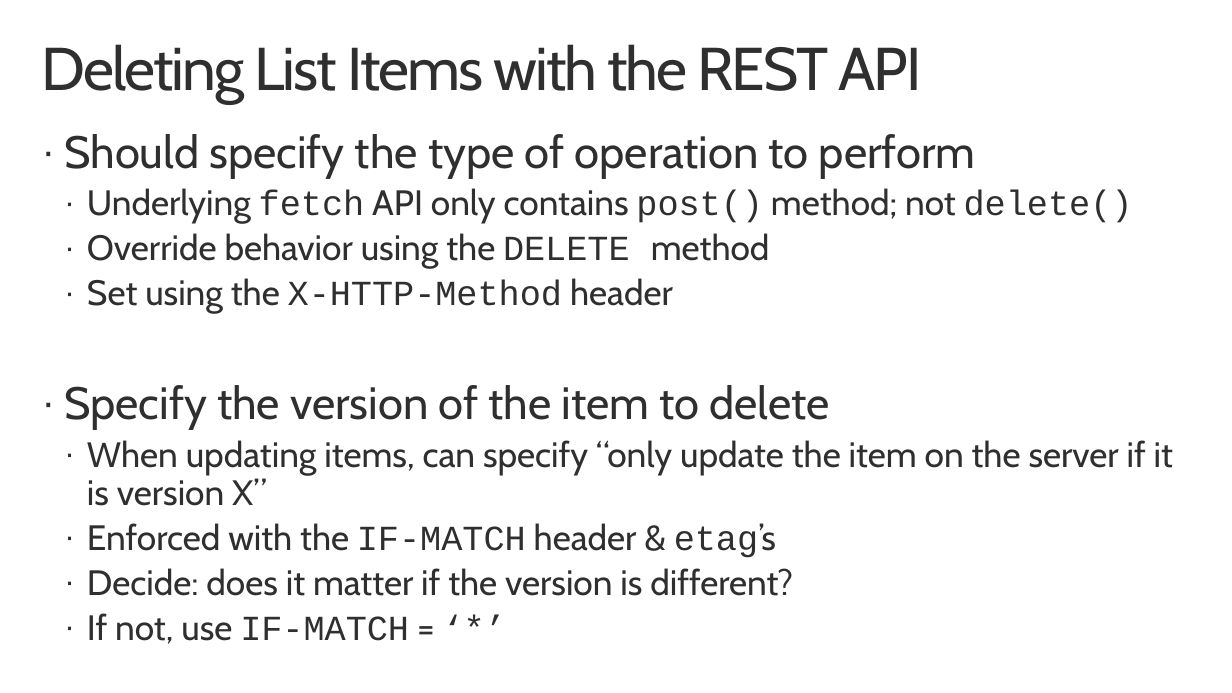
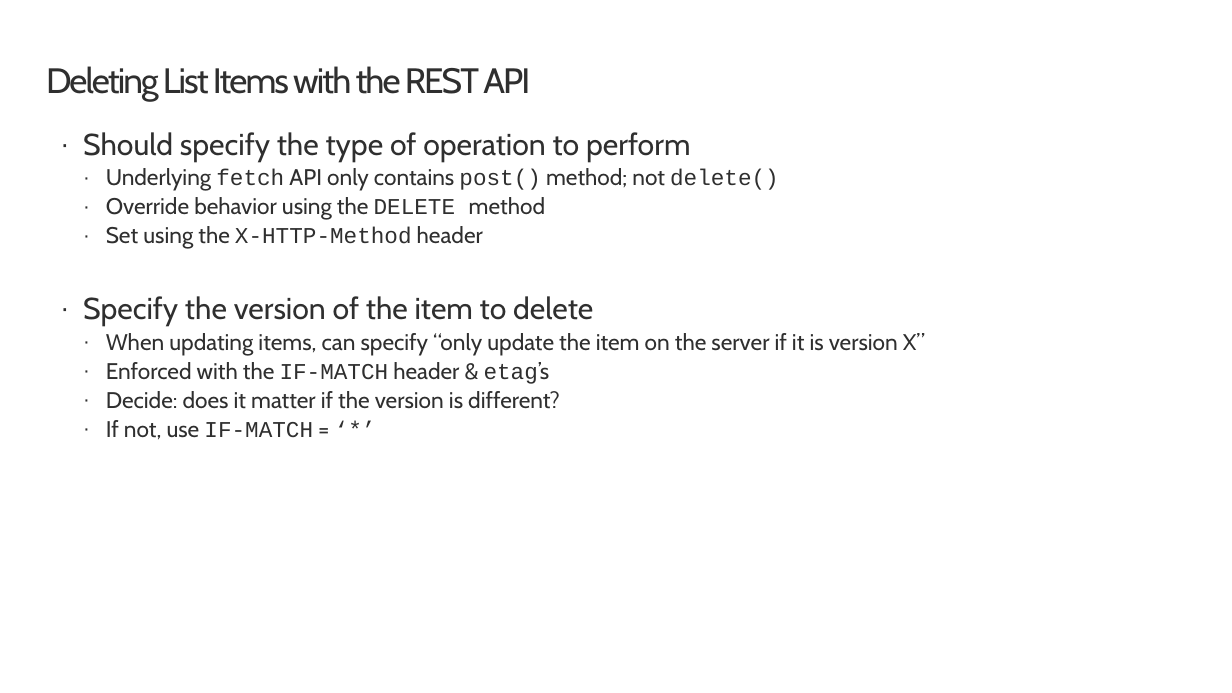
Before and after one commit to SharePoint/sp-dev-training-spfx-spcontent, a slide deck: slide 9 of 02 spfx sprest crud.pptx. Drawn at 1232x693 pixels with LibreOffice and Linux fonts; fonts in the diff are those of the drawing; background and template pictures are left out. Boxes give left, top, right and bottom in pixels: in the first picture for what was removed or moved away, otherwise in the second. Text is boxed around its words. In the diff, an @@ line names an element or a change of style, - is before the commit and + after.

```diff
--- a/02 spfx sprest crud.pptx
+++ b/02 spfx sprest crud.pptx
@@ title "Deleting List Items with the ...": place and size @@
-title "Deleting List Items with the ..." at [42, 44, 922, 103]
+title "Deleting List Items with the ..." at [46, 66, 530, 101]
@@ title "Deleting List Items with the ..." at [46, 66, 530, 101]: size 48 to 28 pt @@
@@ text "Should specify the type of ...": place and size @@
-text "Should specify the type of ..." at [64, 134, 1173, 644]
+text "Should specify the type of ..." at [83, 132, 925, 440]
@@ text "Should specify the type of ..." at [83, 132, 925, 440]: size 36 to 24 pt in "Should specify the type of operation to ...", "Specify the version of the item to ..."; size 28 to 18 pt in "Underlying fetch API only contains post() method; ...", "Override behavior using the DELETE method", "Set using the X-HTTP-Method header", "When updating items, can specify “only update ..." and 3 more places; less space between paragraphs @@
```
Also in this commit, not shown: 7 other slides changed, 2 other files.
